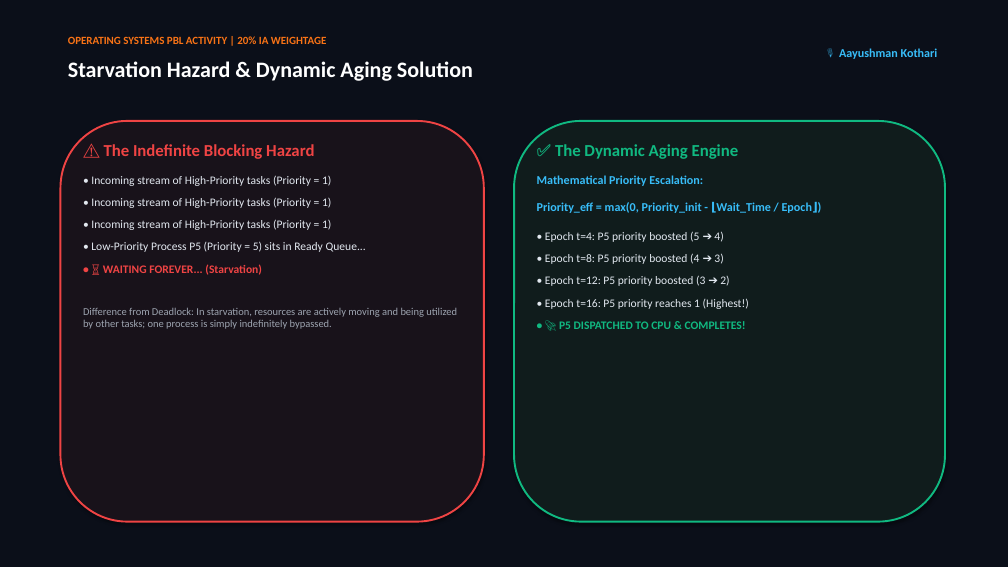
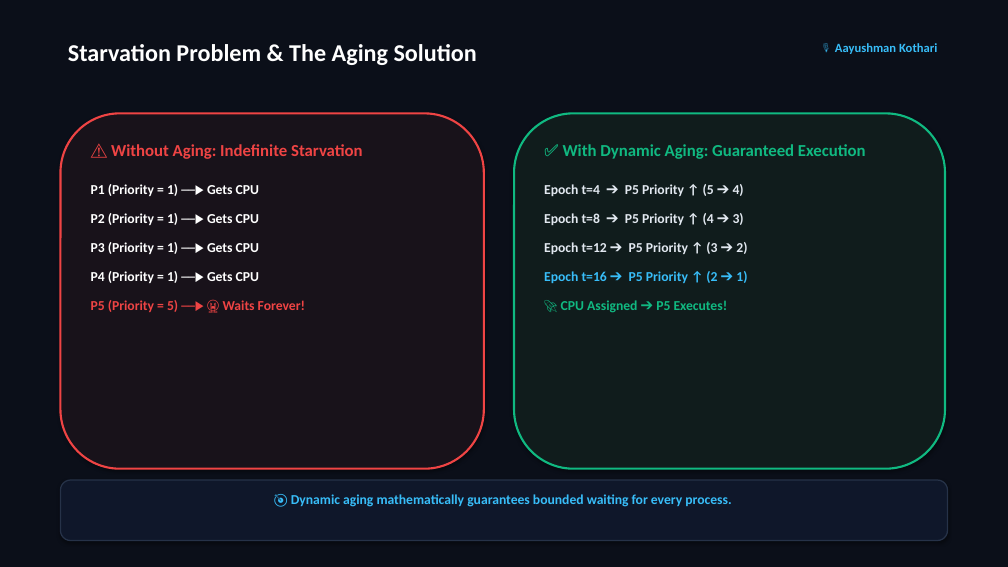
Before and after one commit to SPARSHsrihero1/OS-PBL-CPU-Scheduler, a slide deck: slide 6 of OS_PBL_Presentation_Deck.pptx. Drawn at 1008x567 pixels with LibreOffice and Linux fonts; fonts in the diff are those of the drawing. Boxes give left, top, right and bottom in pixels: in the first picture for what was removed or moved away, otherwise in the second. Text is boxed around its words. In the diff, an @@ line names an element or a change of style, - is before the commit and + after.

Commit message:
Refine presentation deck: reduce text by 70%, add large visual numbers, and clean 1-idea-per-slide flow

```diff
--- a/OS_PBL_Presentation_Deck.pptx
+++ b/OS_PBL_Presentation_Deck.pptx
@@ text at bbox=[68, 44, 477, 65]: text changed; size 21 to 23 pt @@
-Starvation Hazard & Dynamic Aging Solution
+Starvation Problem & The Aging Solution
@@ text removed at bbox=[68, 36, 326, 44] @@
-OPERATING SYSTEMS PBL ACTIVITY | 20% IA WEIGHTAGE
@@ text "🎙️ Aayushman Kothari" at bbox=[835, 43, 937, 54]: size 11.5 to 12 pt @@
@@ rounded rectangle: place and size @@
-rounded rectangle at bbox=[60, 121, 484, 522]
+rounded rectangle at bbox=[60, 113, 484, 469]
@@ rounded rectangle at bbox=[60, 113, 484, 469]: outline #EF4444 1.8 pt to #EF4444 2 pt @@
@@ rounded rectangle: place and size @@
-rounded rectangle at bbox=[514, 121, 945, 522]
+rounded rectangle at bbox=[514, 113, 945, 469]
@@ rounded rectangle at bbox=[514, 113, 945, 469]: outline #10B981 1.8 pt to #10B981 2 pt @@
@@ text at bbox=[91, 144, 363, 312]: text changed; size 11 to 13 pt; text colour #E2E8F0 to #FFFFFF; bold on @@
-⚠️ The Indefinite Blocking Hazard
-• Incoming stream of High-Priority tasks (Priority = 1)
-• Incoming stream of High-Priority tasks (Priority = 1)
-• Incoming stream of High-Priority tasks (Priority = 1)
-• Low-Priority Process P5 (Priority = 5) sits in Ready Queue...
-• ⏳ WAITING FOREVER... (Starvation)
-Difference from Deadlock: In starvation, resources are actively moving and being utilized by other tasks; one process is simply indefinitely bypassed.
+⚠️ Without Aging: Indefinite Starvation
+P1 (Priority = 1) ──▶ Gets CPU
+P2 (Priority = 1) ──▶ Gets CPU
+P3 (Priority = 1) ──▶ Gets CPU
+P4 (Priority = 1) ──▶ Gets CPU
+P5 (Priority = 5) ──▶ 😭 Waits Forever!
@@ text at bbox=[544, 144, 866, 313]: text changed; size 11 to 13 pt; bold on @@
-✅ The Dynamic Aging Engine
-Mathematical Priority Escalation:
-Priority_eff = max(0, Priority_init - ⌊Wait_Time / Epoch⌋)
-• Epoch t=4: P5 priority boosted (5 ➔ 4)
-• Epoch t=8: P5 priority boosted (4 ➔ 3)
-• Epoch t=12: P5 priority boosted (3 ➔ 2)
-• Epoch t=16: P5 priority reaches 1 (Highest!)
-• 🚀 P5 DISPATCHED TO CPU & COMPLETES!
+✅ With Dynamic Aging: Guaranteed Execution
+Epoch t=4 ➔ P5 Priority ↑ (5 ➔ 4)
+Epoch t=8 ➔ P5 Priority ↑ (4 ➔ 3)
+Epoch t=12 ➔ P5 Priority ↑ (3 ➔ 2)
+Epoch t=16 ➔ P5 Priority ↑ (2 ➔ 1)
+🚀 CPU Assigned ➔ P5 Executes!
@@ rounded rectangle added at bbox=[60, 480, 948, 541], fill #0F172A, outline #263248 1.2 pt @@
@@ text added at bbox=[291, 494, 731, 507], 13 pt, text #38BDF8, bold @@
+🎯 Dynamic aging mathematically guarantees bounded waiting for every process.
```
Also in this commit, not shown: 6 other slides changed, 3 slides added, 3 slides removed, 1 other file.
